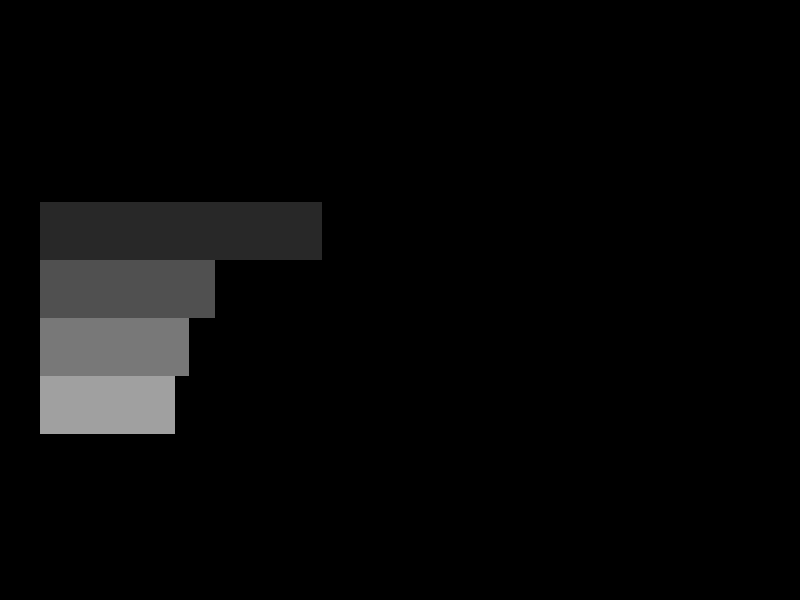
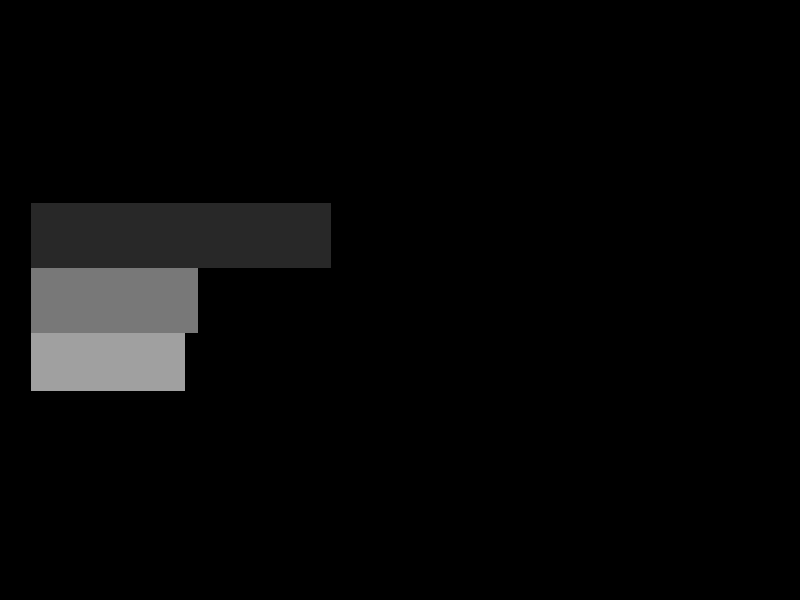
Layered file, before and after one edit (800px x 600px). Changes by layer:
removed layer "Calque Copié" over [left=40, top=202, right=322, bottom=203]
removed layer "Calque Copié #1" over [left=40, top=260, right=215, bottom=318]
removed layer "Calque Copié #2" over [left=40, top=333, right=189, bottom=376]
removed layer "Calque Copié #3" over [left=40, top=391, right=175, bottom=434]
painted on "Arrière-plan" over [left=31, top=203, right=331, bottom=391]
